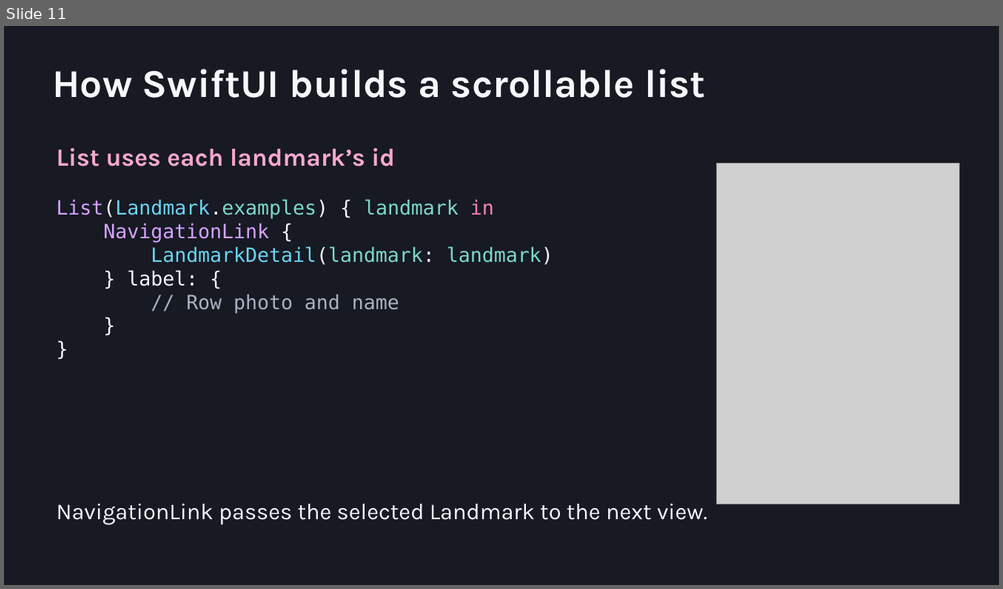
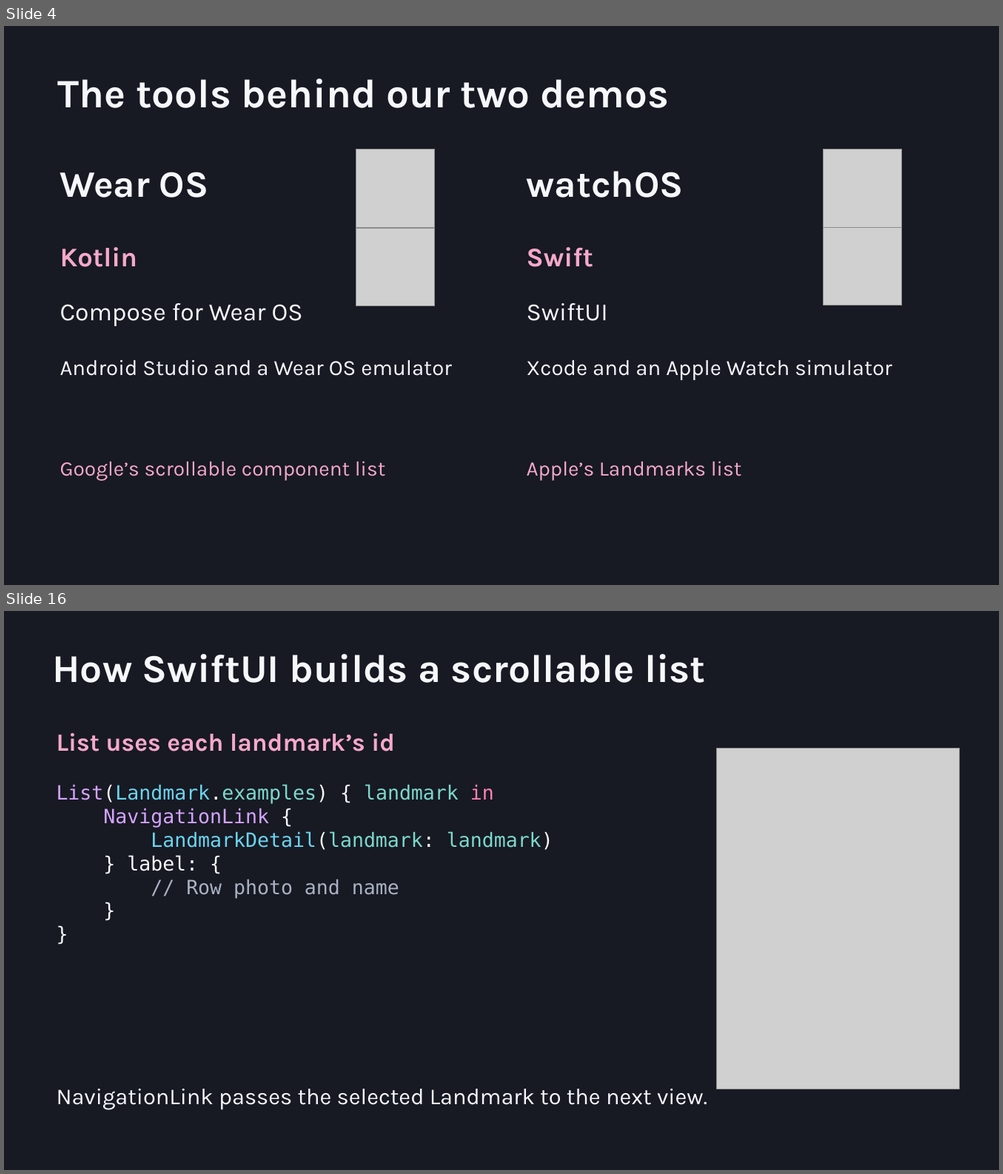
Before and after one commit to ms-Maryna/WearableAppDev, a slide deck: docs/slides/Wearable-App-Development.pptx. Shown one above the other, each under a label of ours: slide 11 before the commit, slides 4 and 16 after it; the slides between them are not shown. The pictures are 1003x589 and 1003x1174 pixels, drawn with LibreOffice and Linux fonts; fonts in the diff are those of the drawing; grey boxes stand for pictures. Boxes give left, top, right and bottom in pixels: in the first picture for what was removed or moved away, otherwise in the second. Text is boxed around its words. In the diff, an @@ line names an element or a change of style, - is before the commit and + after.

```diff
--- a/docs/slides/Wearable-App-Development.pptx
+++ b/docs/slides/Wearable-App-Development.pptx
@@ slide 4 added at [4,26,999,585], background #171923 @@
@@ text added at [58,79,669,108], 39 pt, text #F5F7FA, bold @@
+The tools behind our two demos
@@ picture added at [356,149,435,227] @@
@@ picture added at [823,149,902,227] @@
@@ text added at [60,172,208,198], 36 pt, text #F5F7FA, bold @@
+Wear OS
@@ text added at [526,171,683,198], 36 pt, text #F5F7FA, bold @@
+watchOS
@@ text added at [60,247,137,267], 26 pt, text #F6A9C8, bold @@
+Kotlin
@@ picture added at [356,228,435,306] @@
@@ text added at [526,247,593,267], 26 pt, text #F6A9C8, bold @@
+Swift
@@ picture added at [823,227,902,306] @@
@@ text added at [60,304,303,326], 24 pt, text #F5F7FA @@
+Compose for Wear OS
@@ text added at [526,304,608,321], 24 pt, text #F5F7FA @@
+SwiftUI
@@ text added at [60,360,451,376], 21 pt, text #F5F7FA @@
+Android Studio and a Wear OS emulator
@@ text added at [526,360,892,380], 21 pt, text #F5F7FA @@
+Xcode and an Apple Watch simulator
@@ text added at [60,461,385,481], 20 pt, text #F6A9C8 @@
+Google’s scrollable component list
@@ text added at [526,461,741,481], 20 pt, text #F6A9C8 @@
+Apple’s Landmarks list
@@ what was slide 11 is now slide 16 @@
```
Also in this commit, not shown: 15 slides changed, 6 other slides added, 6 other files.
